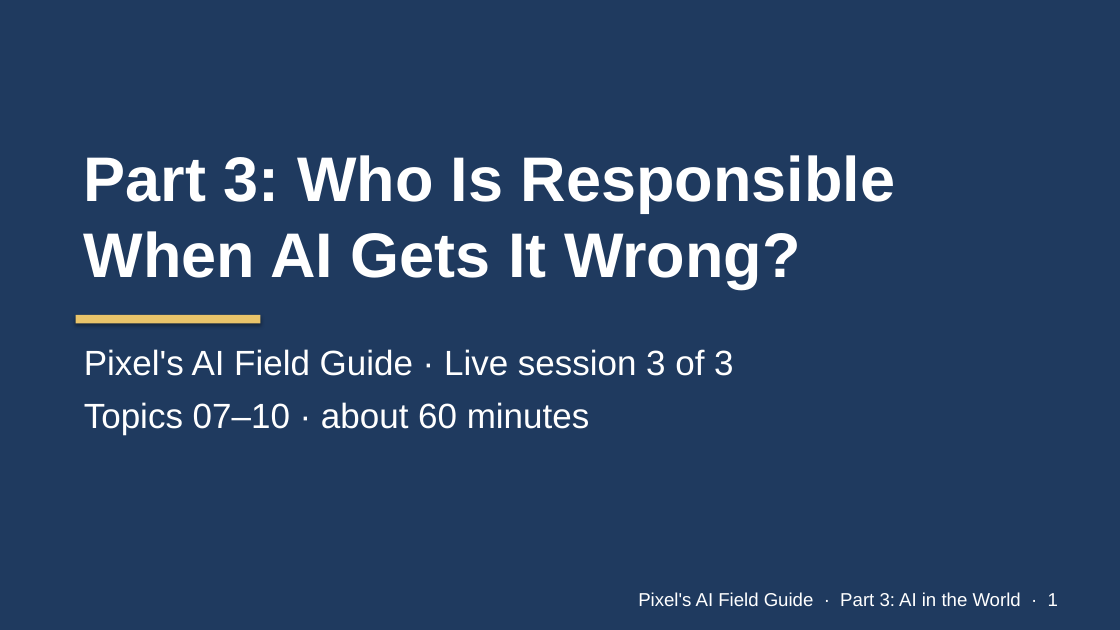
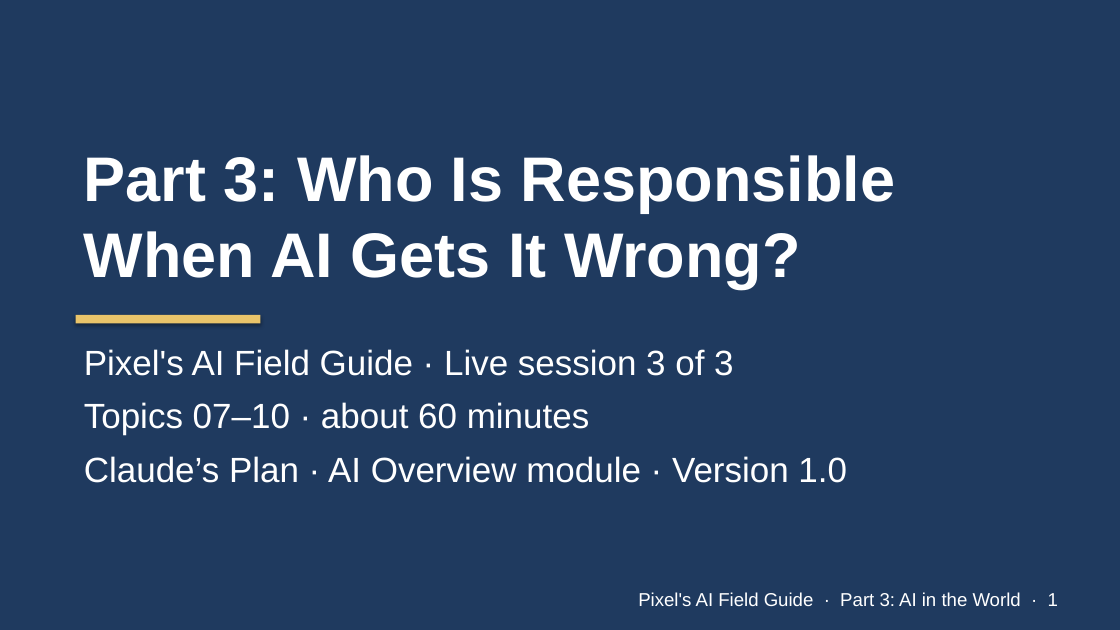
Before and after one commit to Coat-t/claudes-plan, a slide deck: slide 1 of task-3/part-3-ai-in-the-world.pptx. Drawn at 1120x630 pixels with LibreOffice and Linux fonts; fonts in the diff are those of the drawing. Boxes give left, top, right and bottom in pixels: in the first picture for what was removed or moved away, otherwise in the second. Text is boxed around its words. In the diff, an @@ line names an element or a change of style, - is before the commit and + after.

```diff
--- a/task-3/part-3-ai-in-the-world.pptx
+++ b/task-3/part-3-ai-in-the-world.pptx
@@ text at <box>84,456,847,483</box>: paragraph added @@
+Claude’s Plan · AI Overview module · Version 1.0
```
Also in this commit, not shown: 3 other files.
